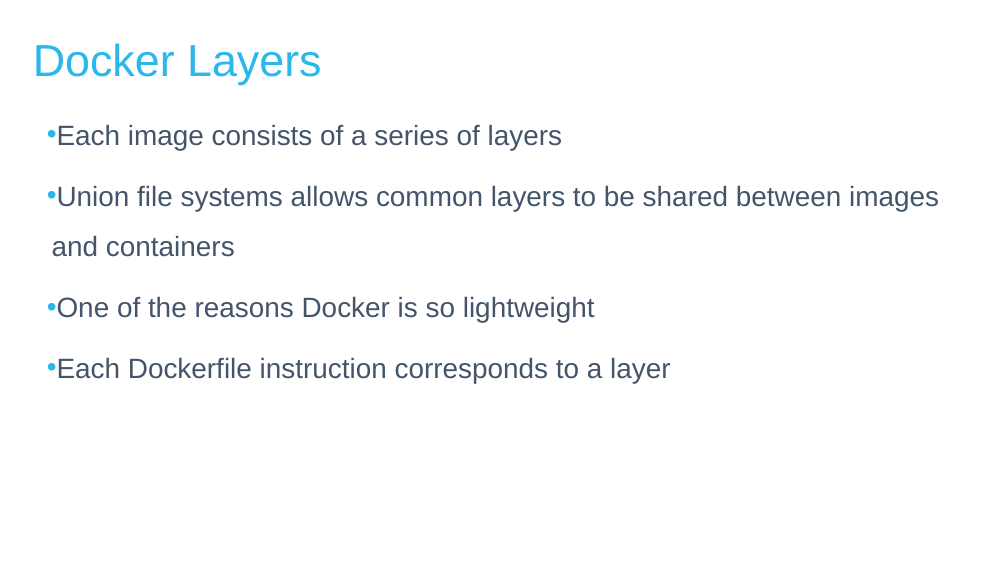
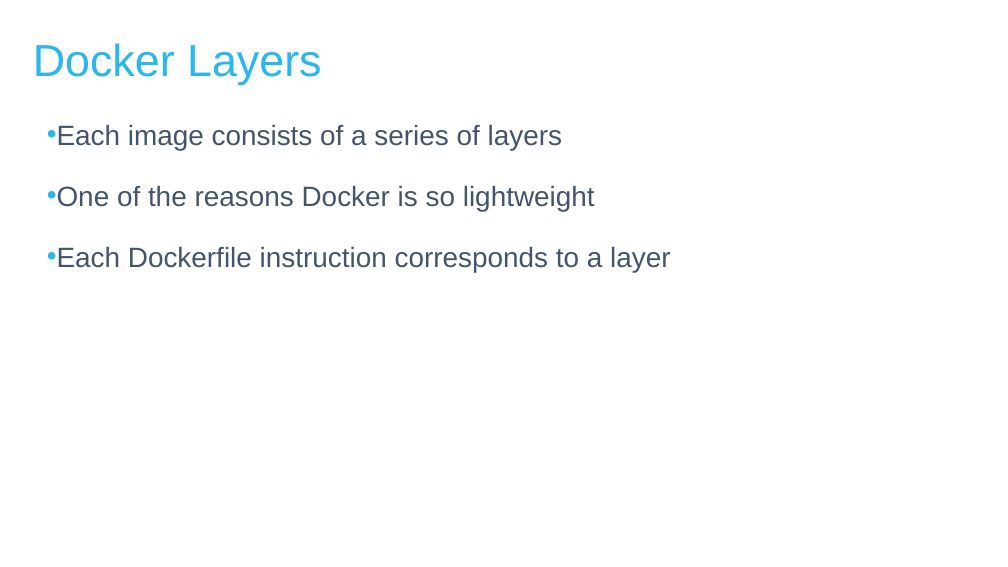
Before and after one commit to MichaelSimons/docker-toolbox, a slide deck: slide 8 of Docker Tips and Tricks.pptx. Drawn at 1008x567 pixels with LibreOffice and Linux fonts; fonts in the diff are those of the drawing; background and template pictures are left out. Boxes give left, top, right and bottom in pixels: in the first picture for what was removed or moved away, otherwise in the second. Text is boxed around its words. In the diff, an @@ line names an element or a change of style, - is before the commit and + after.

```diff
--- a/Docker Tips and Tricks.pptx
+++ b/Docker Tips and Tricks.pptx
@@ text at (47, 185, 939, 257): paragraph removed @@
-• Union file systems allows common layers to be shared between images and containers
```
Also in this commit, not shown: 5 other slides changed, 1 slide added, 1 other file.
